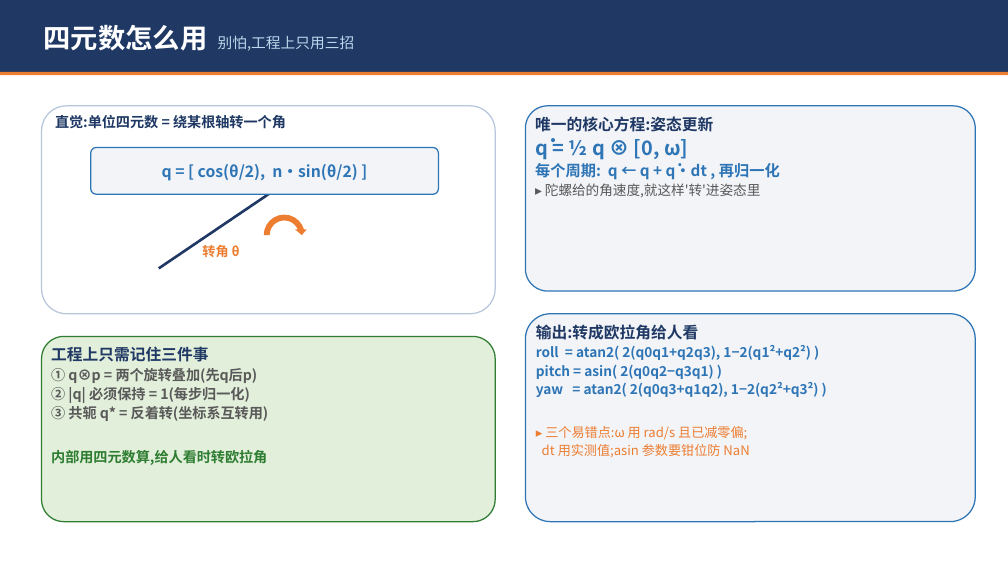
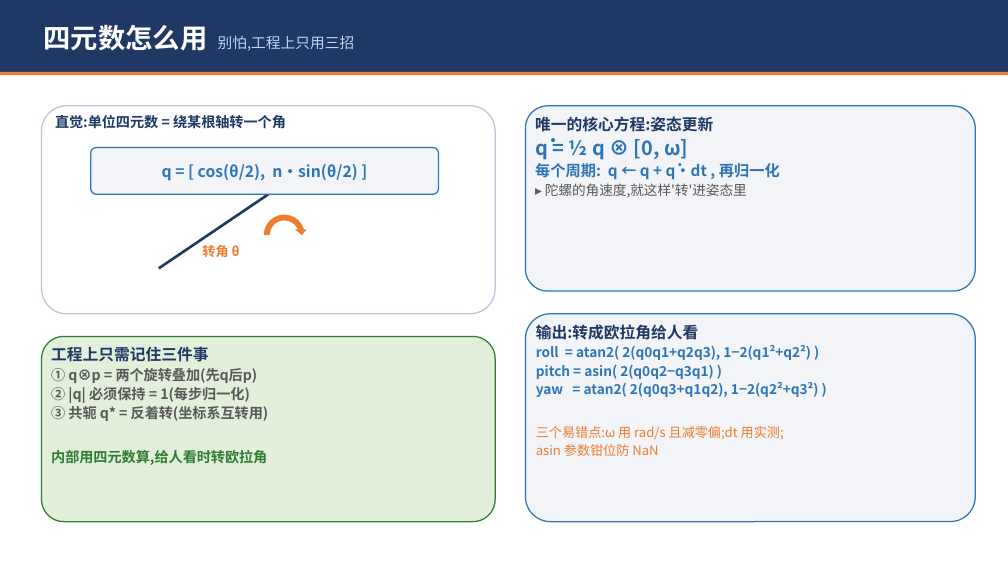
Before and after one commit to xiexiaoan147-cyber/STM32F4_Drone, a slide deck: slide 9 of Docs/四轴飞控原理分享.pptx (slide 7 before the commit). Drawn at 1008x567 pixels with LibreOffice and Linux fonts; fonts in the diff are those of the drawing. Boxes give left, top, right and bottom in pixels: in the first picture for what was removed or moved away, otherwise in the second. Text is boxed around its words. In the diff, an @@ line names an element or a change of style, - is before the commit and + after.

```diff
--- a/Docs/四轴飞控原理分享.pptx
+++ b/Docs/四轴飞控原理分享.pptx
@@ text in rounded rectangle at box(545, 183, 747, 198): text changed @@
-▸ 陀螺给的角速度,就这样'转'进姿态里
+▸ 陀螺的角速度,就这样'转'进姿态里
@@ text in rounded rectangle at box(536, 426, 784, 456): text changed @@
-▸ 三个易错点:ω 用 rad/s 且已减零偏;
-dt 用实测值;asin 参数要钳位防 NaN
+三个易错点:ω 用 rad/s 且减零偏;dt 用实测;
+asin 参数钳位防 NaN
```
Also in this commit, not shown: 18 other slides changed, 4 slides added.
